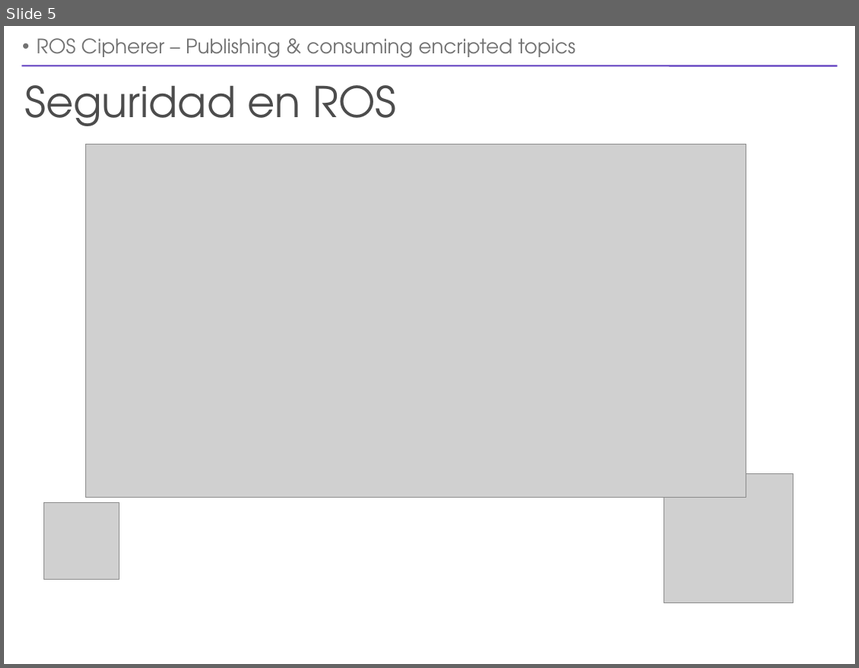
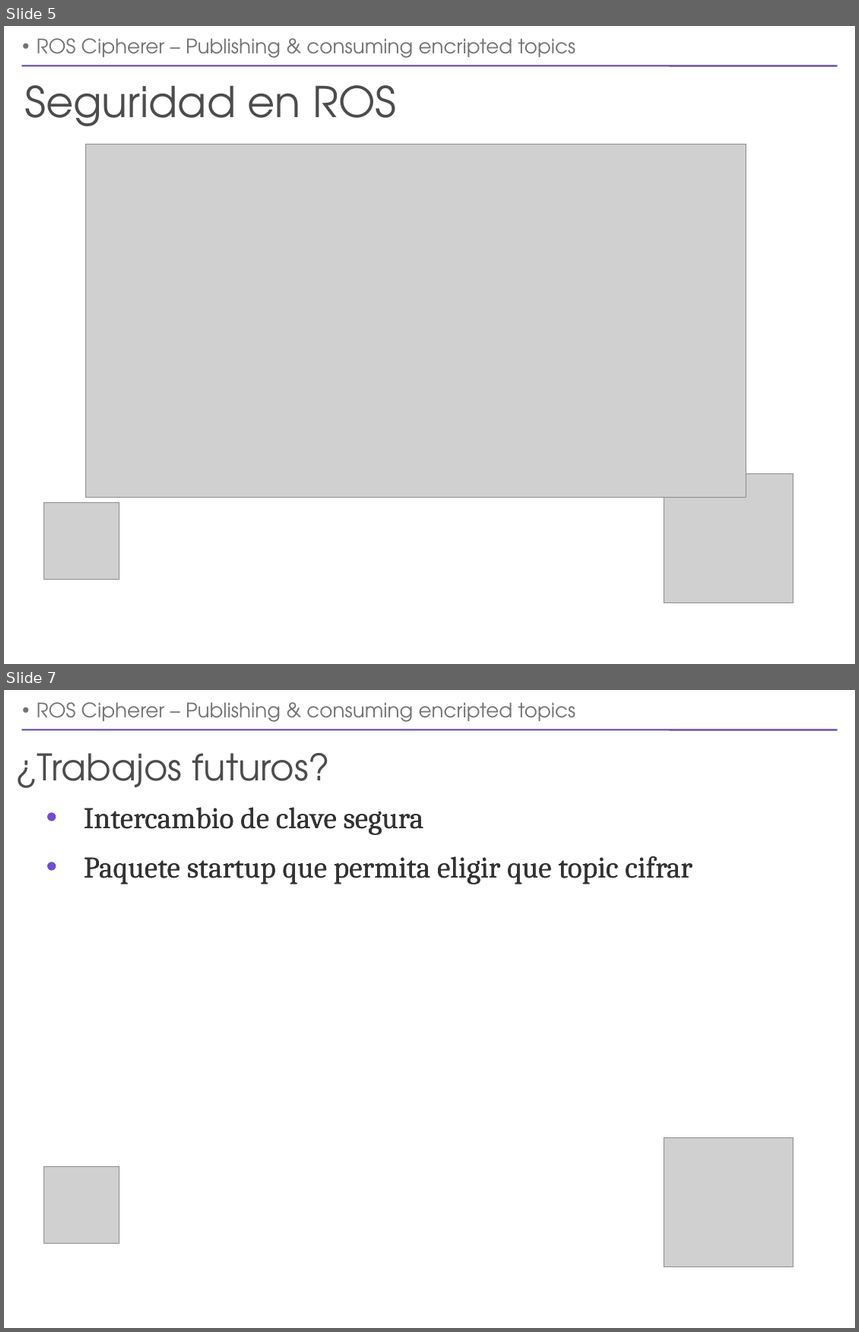
Before and after one commit to UleRobots/ROS-cipherer, a slide deck: doc/ros-cipherer-presentation-v2.odp. Shown one above the other, each under a label of ours: slide 5 before the commit, slides 5 and 7 after it; the slides between them are not shown. The pictures are 859x668 and 859x1332 pixels, drawn with LibreOffice and Linux fonts; fonts in the diff are those of the drawing; grey boxes stand for pictures. Boxes give left, top, right and bottom in pixels: in the first picture for what was removed or moved away, otherwise in the second. Text is boxed around its words. In the diff, an @@ line names an element or a change of style, - is before the commit and + after.

```diff
--- a/doc/ros-cipherer-presentation-v2.odp
+++ b/doc/ros-cipherer-presentation-v2.odp
@@ slide 7 added at box(4, 690, 855, 1328), background #FFFFFF; not listed: 1 template element that a slide beside it also shows @@
@@ text added at box(37, 702, 576, 722), 24 pt, text #727272 @@
+• ROS Cipherer – Publishing & consuming encripted topics
@@ title added at box(16, 753, 331, 788), 44 pt, text #4C4C4C @@
+¿Trabajos futuros?
@@ text added at box(84, 807, 693, 885), 36 pt, text #333333 @@
+• Intercambio de clave segura
+• Paquete startup que permita eligir que topic cifrar
@@ picture added at box(664, 1138, 794, 1268) @@
@@ picture added at box(44, 1167, 120, 1244) @@
```
Also in this commit, not shown: 3 slides changed, 1 other file.
